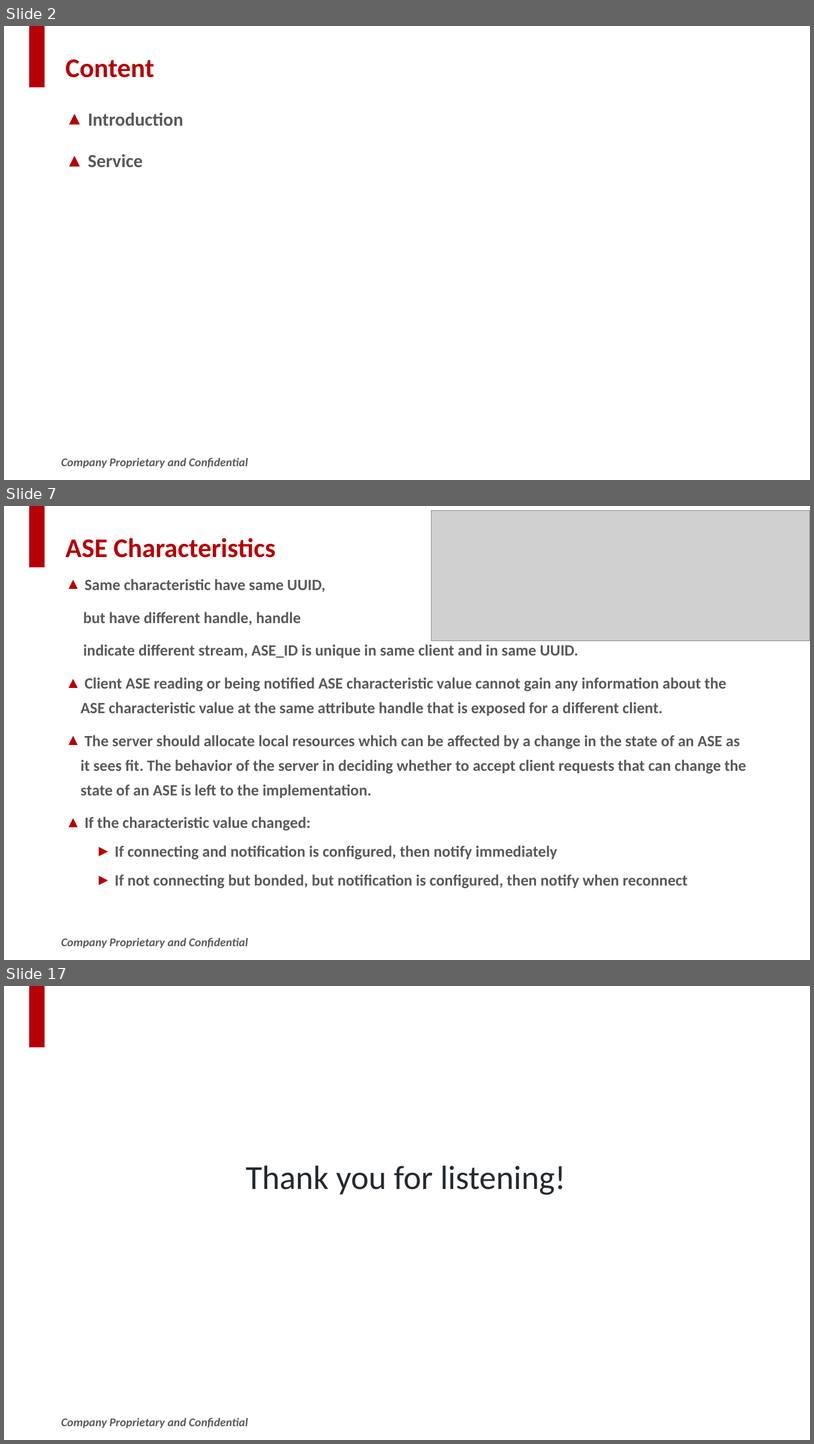
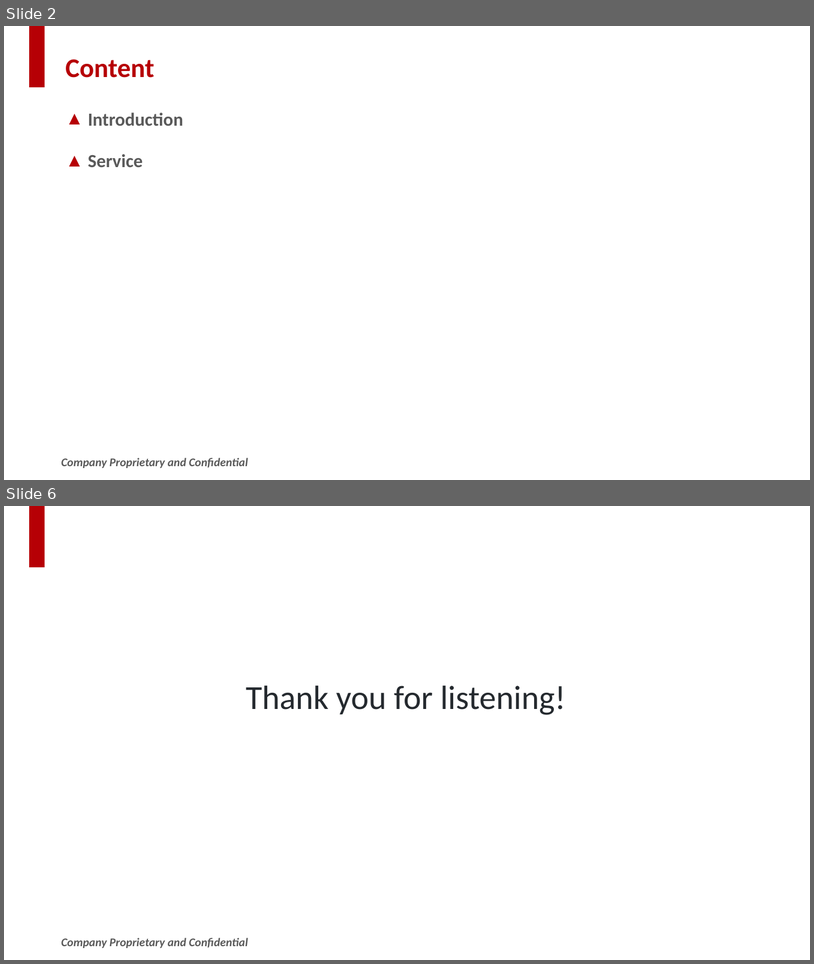
Before and after one commit to SWJTUjch/obsidian, a slide deck: Bluetooth/LE Audio/MICS/LE_Audio_MICS_MICP_sharing.pptx. Shown one above the other, each under a label of ours: slides 2, 7 and 17 before the commit, slides 2 and 6 after it; the slides between them are not shown. The pictures are 814x1444 and 814x964 pixels, drawn with LibreOffice and Linux fonts; fonts in the diff are those of the drawing; grey boxes stand for pictures; background and template pictures are left out. Boxes give left, top, right and bottom in pixels: in the first picture for what was removed or moved away, otherwise in the second. Text is boxed around its words. In the diff, an @@ line names an element or a change of style, - is before the commit and + after.

```diff
--- a/Bluetooth/LE Audio/MICS/LE_Audio_MICS_MICP_sharing.pptx
+++ b/Bluetooth/LE Audio/MICS/LE_Audio_MICS_MICP_sharing.pptx
@@ slide 7 removed at (4,506,810,960), background #FFFFFF; not listed: 2 template elements that a slide beside it also shows @@
@@ picture removed at (432,511,810,641) @@
@@ title removed at (65,538,276,558) @@
-ASE Characteristics
@@ text removed at (81,579,746,888) @@
-▲ Same characteristic have same UUID,
-but have different handle, handle
-indicate different stream, ASE_ID is unique in same client and in same UUID.
-▲ Client ASE reading or being notified ASE characteristic value cannot gain any information about the ASE characteristic value at the same attribute handle that is exposed for a different client.
-▲ The server should allocate local resources which can be affected by a change in the state of an ASE as it sees fit. The behavior of the server in deciding whether to accept client requests that can change the state of an ASE is left to the implementation.
-▲ If the characteristic value changed:
-  ► If connecting and notification is configured, then notify immediately
-  ► If not connecting but bonded, but notification is configured, then notify when reconnect
@@ what was slide 17 is now slide 6 @@
```
Also in this commit, not shown: 2 slides changed, 2 slides added, 12 other slides removed.
